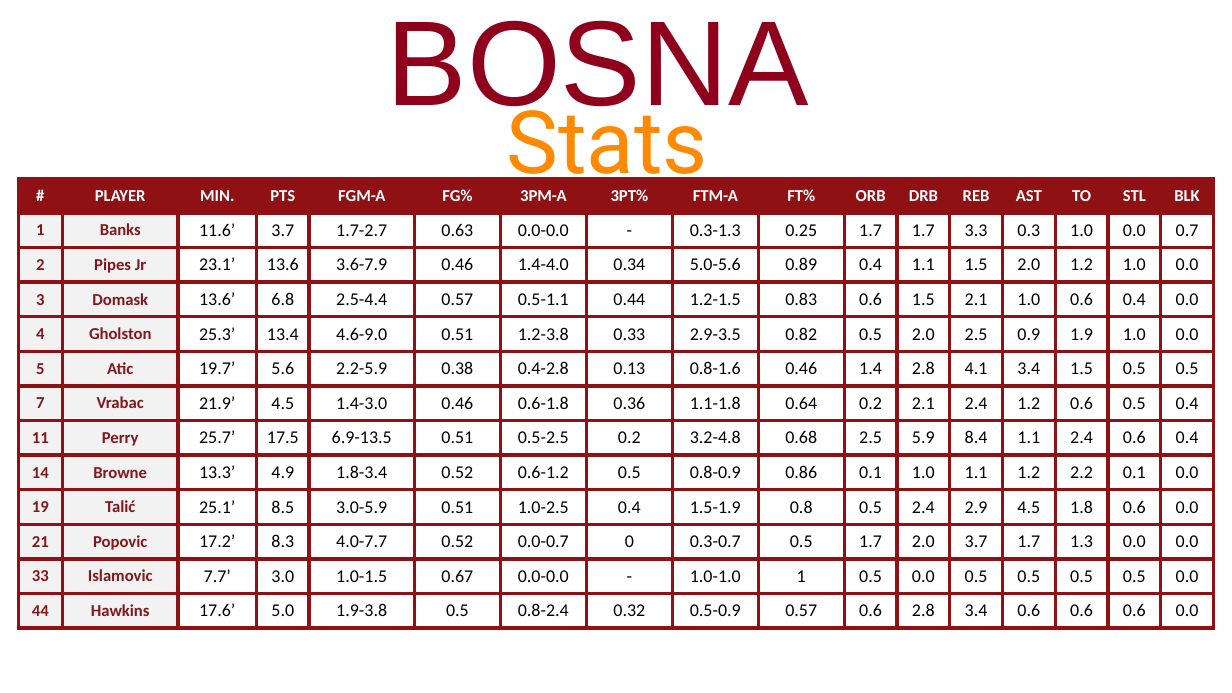
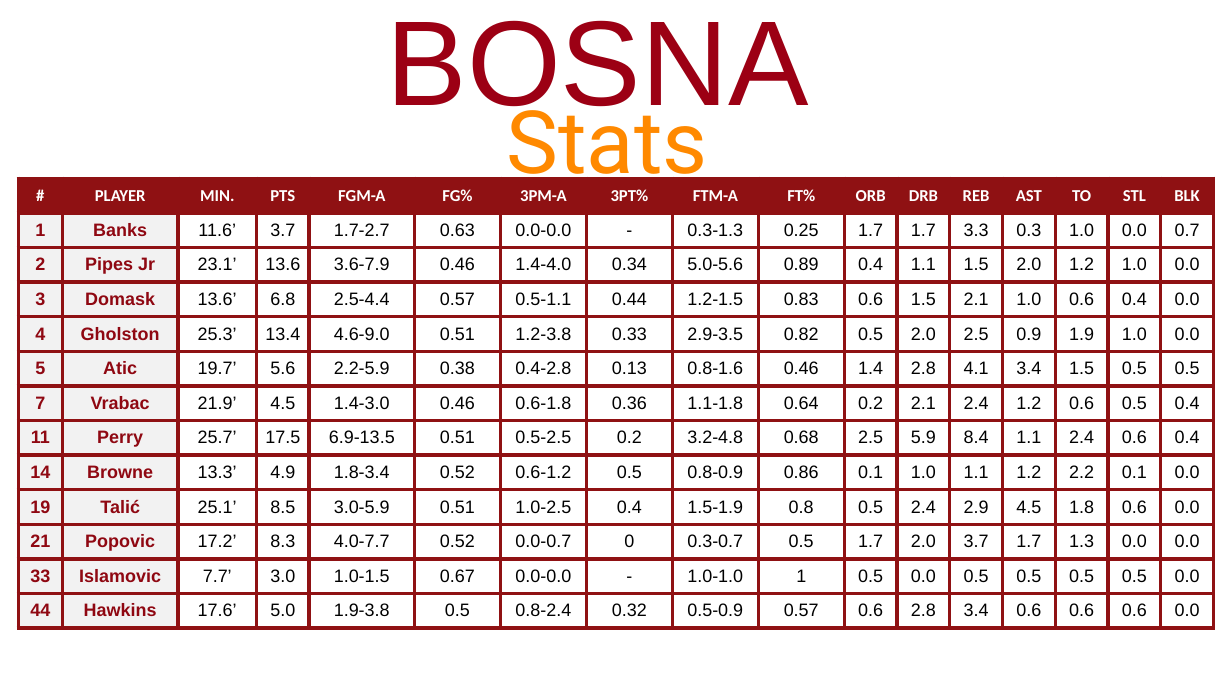
Before and after one commit to martinig94/bc-roma-scouting, a slide deck: slide 5 of template.pptx. Drawn at 1232x693 pixels with LibreOffice and Linux fonts; fonts in the diff are those of the drawing; background and template pictures are left out. Boxes give left, top, right and bottom in pixels: in the first picture for what was removed or moved away, otherwise in the second. Text is boxed around its words. In the diff, an @@ line names an element or a change of style, - is before the commit and + after.

```diff
--- a/template.pptx
+++ b/template.pptx
@@ table at [18, 178, 1214, 628] @@
@@ size 13 to 14 pt, text colour #82181B to #8F0812 in "1", "Banks", "2", "Pipes Jr" and 20 more places @@
@@ font Calibri to Arial @@
```
Also in this commit, not shown: 5 other slides changed, 1 other file.
